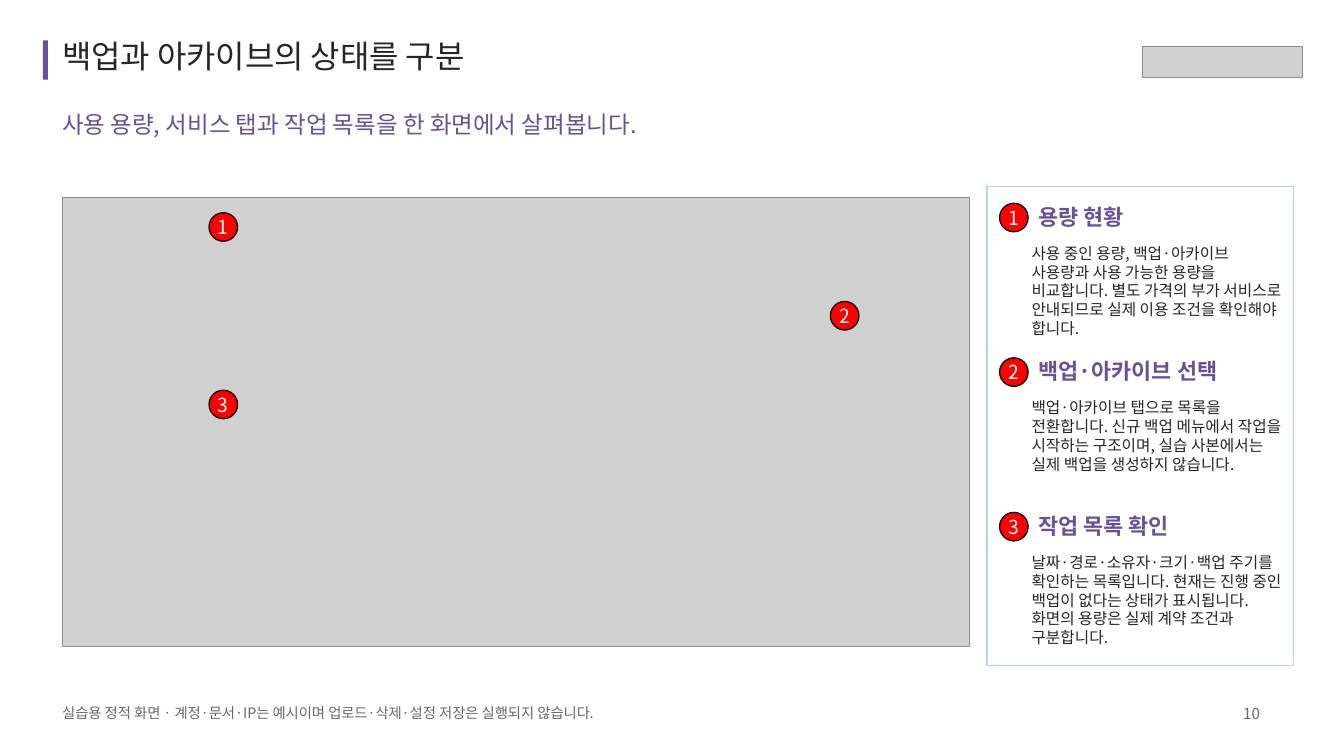
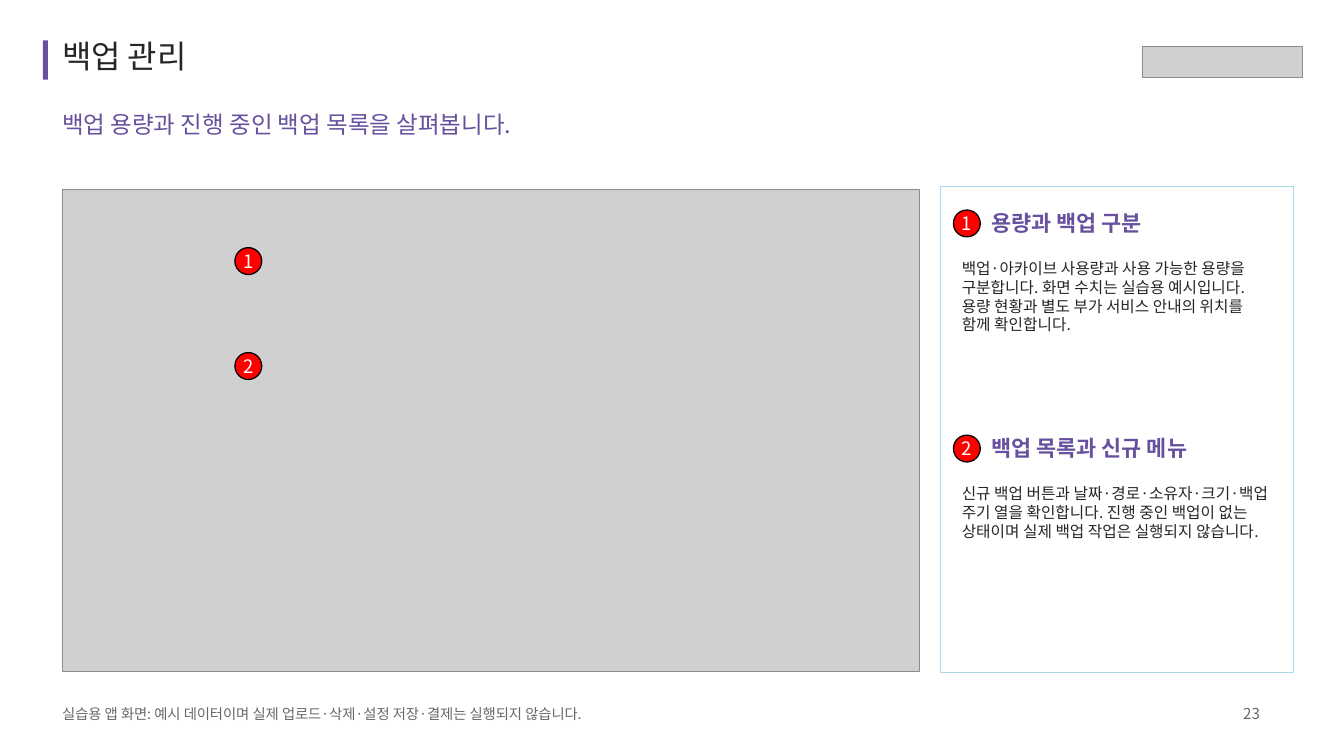
Before and after one commit to acmexii/cloudikehome, a slide deck: slide 23 of docs/cloudike-app-features.pptx (slide 10 before the commit). Drawn at 1344x756 pixels with LibreOffice and Linux fonts; fonts in the diff are those of the drawing; grey boxes stand for pictures. Boxes give left, top, right and bottom in pixels: in the first picture for what was removed or moved away, otherwise in the second. Text is boxed around its words. In the diff, an @@ line names an element or a change of style, - is before the commit and + after.

```diff
--- a/docs/cloudike-app-features.pptx
+++ b/docs/cloudike-app-features.pptx
@@ text at (x1=62, y1=41, x2=187, y2=71): text changed @@
-백업과 아카이브의 상태를 구분
+백업 관리
@@ text at (x1=62, y1=113, x2=512, y2=135): text changed @@
-사용 용량, 서비스 탭과 작업 목록을 한 화면에서 살펴봅니다.
+백업 용량과 진행 중인 백업 목록을 살펴봅니다.
@@ picture resized from (x1=62, y1=198, x2=969, y2=647) to (x1=62, y1=189, x2=918, y2=672) @@
@@ rectangle resized from (x1=987, y1=186, x2=1293, y2=665) to (x1=941, y1=186, x2=1294, y2=672) @@
@@ rectangle at (x1=941, y1=186, x2=1294, y2=672): outline #AED8EC 1.13 pt to #AED8EC 0.75 pt @@
@@ ellipse "1" moved from (x1=1000, y1=203, x2=1028, y2=231) to (x1=953, y1=210, x2=980, y2=236) @@
@@ text at (x1=991, y1=212, x2=1142, y2=233): text changed @@
-용량 현황
+용량과 백업 구분
@@ ellipse "1" moved from (x1=209, y1=213, x2=237, y2=241) to (x1=235, y1=248, x2=261, y2=274) @@
@@ text at (x1=962, y1=261, x2=1245, y2=332): text changed @@
-사용 중인 용량, 백업·아카이브 사용량과 사용 가능한 용량을 비교합니다. 별도 가격의 부가 서비스로 안내되므로 실제 이용 조건을 확인해야 합니다.
+백업·아카이브 사용량과 사용 가능한 용량을 구분합니다. 화면 수치는 실습용 예시입니다. 용량 현황과 별도 부가 서비스 안내의 위치를 함께 확인합니다.
@@ size 17.2 to 16.5 pt in 4 elements at (x1=953, y1=210, x2=980, y2=236), (x1=235, y1=248, x2=261, y2=274), (x1=953, y1=435, x2=980, y2=462), (x1=235, y1=352, x2=261, y2=379) @@
@@ ellipse "2" moved from (x1=830, y1=302, x2=859, y2=330) to (x1=235, y1=352, x2=261, y2=379) @@
@@ text removed at (x1=1038, y1=360, x2=1217, y2=381) @@
-백업·아카이브 선택
@@ ellipse removed at (x1=209, y1=390, x2=237, y2=418) @@
-3
@@ text removed at (x1=1032, y1=400, x2=1281, y2=472) @@
-백업·아카이브 탭으로 목록을 전환합니다. 신규 백업 메뉴에서 작업을 시작하는 구조이며, 실습 사본에서는 실제 백업을 생성하지 않습니다.
@@ ellipse "2" moved from (x1=1000, y1=358, x2=1028, y2=386) to (x1=953, y1=435, x2=980, y2=462) @@
@@ text at (x1=991, y1=437, x2=1187, y2=458): text changed @@
-작업 목록 확인
+백업 목록과 신규 메뉴
@@ text at (x1=962, y1=486, x2=1268, y2=539): text changed @@
-날짜·경로·소유자·크기·백업 주기를 확인하는 목록입니다. 현재는 진행 중인 백업이 없다는 상태가 표시됩니다. 화면의 용량은 실제 계약 조건과 구분합니다.
+신규 백업 버튼과 날짜·경로·소유자·크기·백업 주기 열을 확인합니다. 진행 중인 백업이 없는 상태이며 실제 백업 작업은 실행되지 않습니다.
@@ ellipse removed at (x1=1000, y1=512, x2=1028, y2=540) @@
-3
@@ text at (x1=62, y1=707, x2=581, y2=720): text changed @@
-실습용 정적 화면 · 계정·문서·IP는 예시이며 업로드·삭제·설정 저장은 실행되지 않습니다.
+실습용 앱 화면: 예시 데이터이며 실제 업로드·삭제·설정 저장·결제는 실행되지 않습니다.
@@ text at (x1=1243, y1=708, x2=1260, y2=719): text changed @@
-10
+23
```
Also in this commit, not shown: 10 other slides changed, 17 slides added, 1 slide removed, 2 other files.
